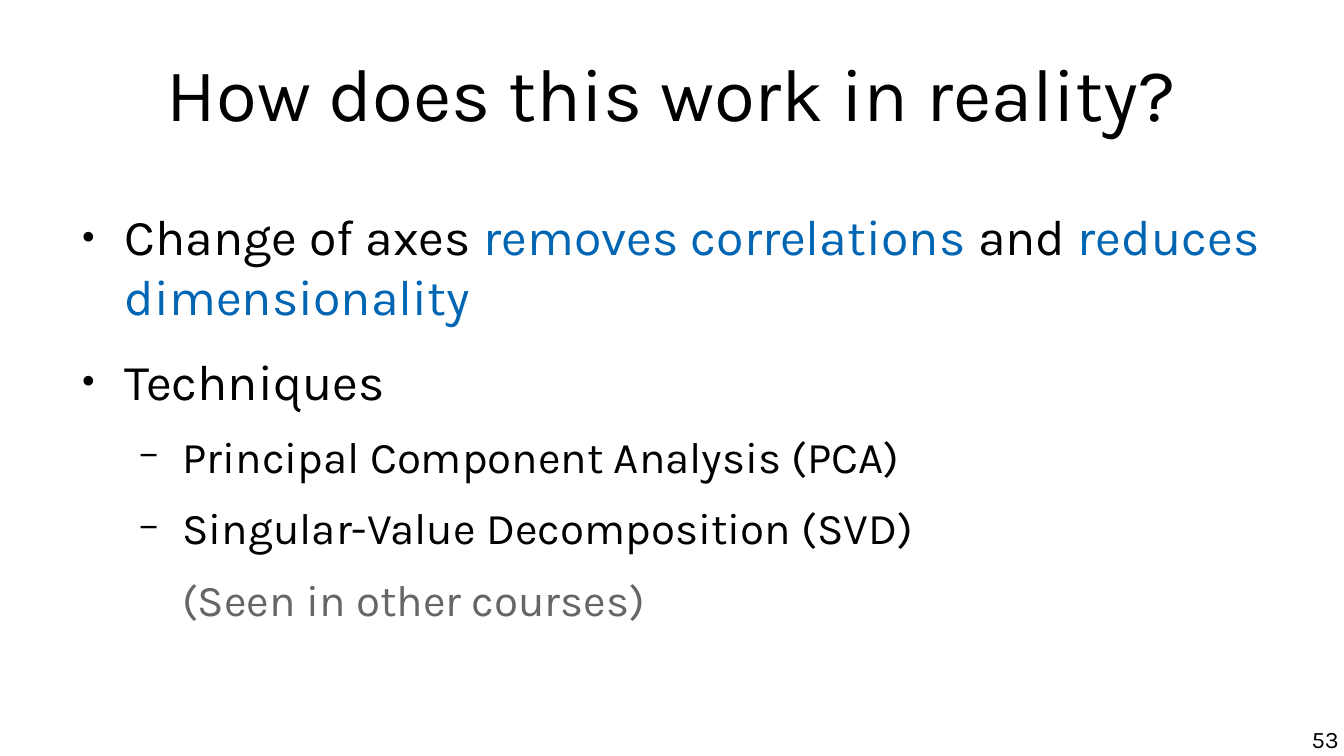
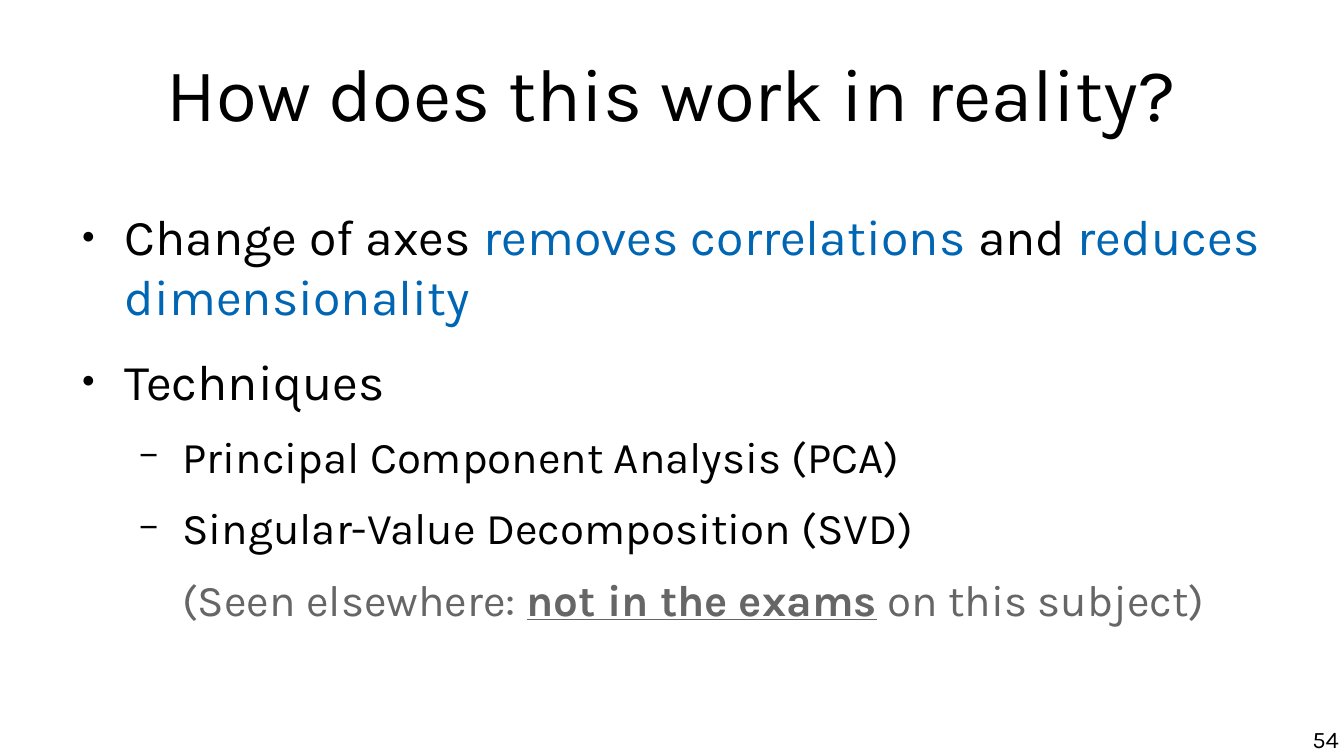
Before and after one commit to marco-calautti/data-mining-course, a slide deck: slide 54 of theory/tt02_data_preparation.odp (slide 53 before the commit). Drawn at 1344x756 pixels with LibreOffice and Linux fonts; fonts in the diff are those of the drawing. Boxes give left, top, right and bottom in pixels: in the first picture for what was removed or moved away, otherwise in the second. Text is boxed around its words. In the diff, an @@ line names an element or a change of style, - is before the commit and + after.

```diff
--- a/theory/tt02_data_preparation.odp
+++ b/theory/tt02_data_preparation.odp
@@ text at (182,584,1204,627): text changed @@
-  (Seen in other courses)
+  (Seen elsewhere: not in the exams on this subject)
@@ page number at (1312,733,1339,749): text changed @@
-53
+54
```
Also in this commit, not shown: 1 slide added, 2 other files.
